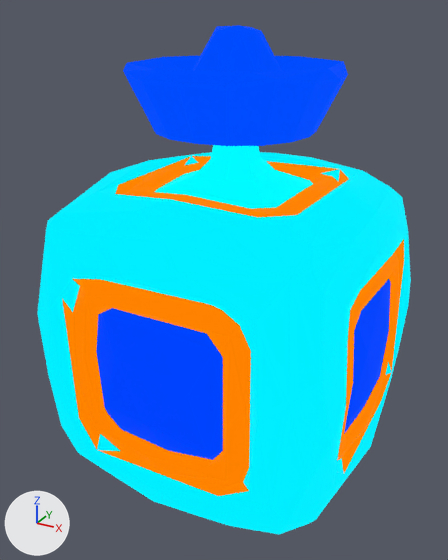
What one commit did to the glTF model game/game_data/assets/items/map_boosts_trap.glb.
Before and after are seen from a 50 mm camera at (28.43, -2.72, 4.58) aimed at (26.97, -0.06, 3.26). Every picture has the same lights, and +X, +Y and +Z are marked at lower left. Vertices at the same position are counted once.

Names of what the first picture shows: 'map_boosts_trap'.
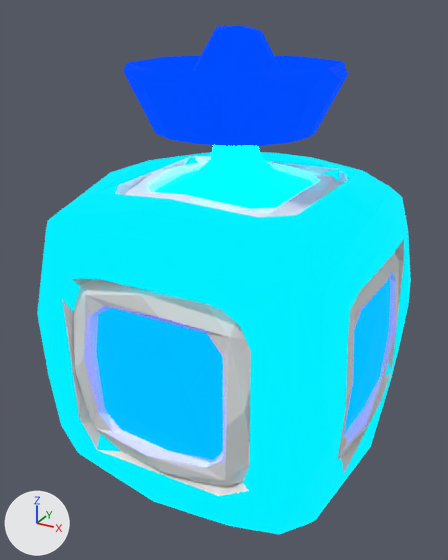
The newer file is also turned or shifted as a whole; pictures and numbers use the older file's frame.

What changed in the scene script:
```text
Change mat_material_006:
    mat_material_006.emission_strength: 1.0 -> 9.0
Change mat_material_009:
    mat_material_009.emission_strength: 1.0 -> 8.0
Add mat_shield_light_001:
    mat_shield_light_001 = principled_material('shield_light.001')
    mat_shield_light_001.base_color = (0.8, 0.8, 0.8)  # white #e7e7e7
Change me_cube_020:
    where me_cube_020.from_pydata(...)  # 606 vertices, 1208 faces; spans x 26.18..27.82, y -0.82..0.82, z 2.18..4.51
    used by ob_map_boosts_trap; location = (0.0, 0.0, 0.0)
    me_cube_020 part 1: all 521 faces that had it switch from mat_material_010 (black #000000) to mat_shield_light_001 (white #e7e7e7)
```

Pixel boxes [x1, y1, x2, y2] of what changed, in the pictures (448 x 560 px):
'map_boosts_trap', surface changed, recoloured: [59, 141, 408, 499] in both
part 1 of me_cube_020, recoloured: [62, 156, 404, 496] in both
